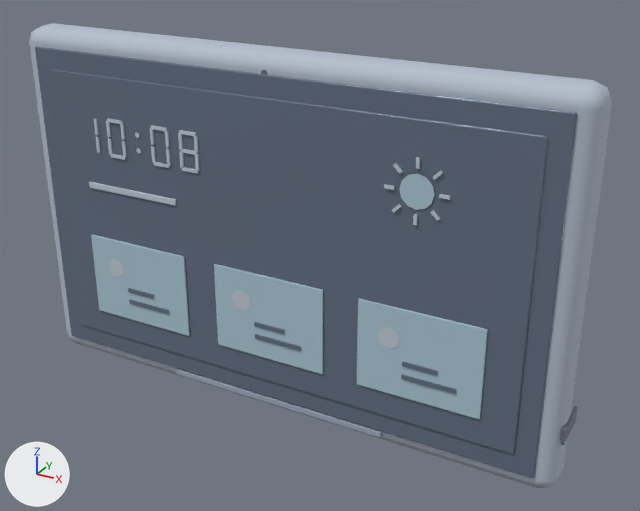
One commit to the glTF model homeos/frontend/public/static/3d-studio/models/smart-display-wall.glb: the scene before it, then after it.
One viewpoint serves both versions: a camera (50 mm lens) standing at (0.183, -0.301, 0.227) and looking at (0.014, 0.005, 0.074). The lights are fixed; the arrows at lower left show +X, +Y and +Z. The older version comes first. Where no turn or scale is listed for an object, it has been applied to the vertices.

The older version as bpy lines, for what is in view:
```python
mat_smart_display_body = principled_material('smart-display-body')
mat_smart_display_body.base_color = (0.462, 0.521, 0.617)  # pale blue #b5bfce
mat_smart_display_body.roughness = 0.75
mat_smart_display_speaker = principled_material('smart-display-speaker')
mat_smart_display_speaker.base_color = (0.337, 0.392, 0.491)  # grey #9da8ba
mat_smart_display_speaker.roughness = 0.96
me_smart_display_body = bpy.data.meshes.new('smart-display-body')
me_smart_display_body.from_pydata(...)  # 112 vertices, 216 faces; spans x -0.128..0.128, y -0.012..0.016, z 0.0..0.162
me_smart_display_body.materials.append(mat_smart_display_body)  # pale blue #b5bfce
me_smart_display_icon = bpy.data.meshes.new('smart-display-icon')
me_smart_display_icon.from_pydata(...)  # 354 vertices, 504 faces; spans x -0.095..0.079, y -0.015..-0.013, z 0.05..0.157
me_smart_display_icon.materials.append(mat_smart_display_icon)  # pale blue #c0cad7
me_smart_display_speaker = bpy.data.meshes.new('smart-display-speaker')
me_smart_display_speaker.from_pydata(...)  # 44 vertices, 84 faces; spans x -0.0545..0.0536, y -0.0133..-0.0123, z 0.0045..0.0075
me_smart_display_speaker.materials.append(mat_smart_display_speaker)  # grey #9da8ba
ob_smart_display_body = bpy.data.objects.new('smart-display-body', me_smart_display_body)
ob_smart_display_body.location = (0.0, 0.0, 0.0)
ob_smart_display_icon = bpy.data.objects.new('smart-display-icon', me_smart_display_icon)
ob_smart_display_icon.location = (0.0, 0.0, 0.0)
ob_smart_display_speaker = bpy.data.objects.new('smart-display-speaker', me_smart_display_speaker)
ob_smart_display_speaker.location = (0.0, 0.0, 0.0)
# also in view: 'smart-display-screen' at (0.004, -0.004, 0.082); 'smart-display-ui' at (0.0, -0.015, 0.077)
```
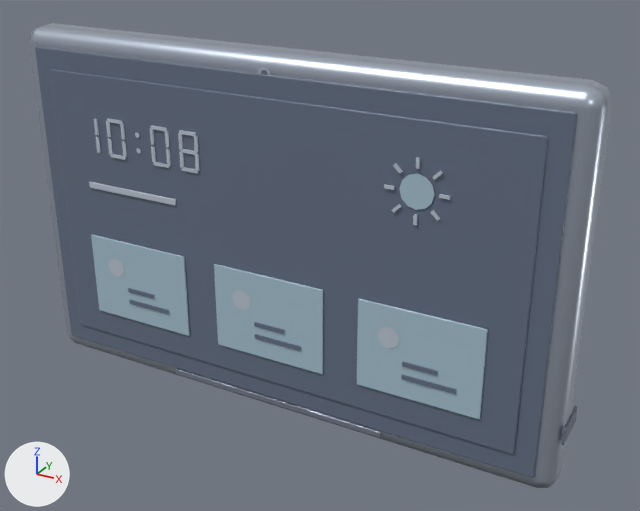
Where the change shows, as pixel boxes (x1, y1, x2, y2) in the pictures (640 x 511 px):
'smart-display-body', surface changed: (29, 23, 612, 488) in both
'smart-display-speaker', surface changed: (176, 369, 381, 438) in both

Edits to the bpy script that builds the scene:
```text
Change mat_smart_display_body:
    mat_smart_display_body.roughness: 0.75 -> 0.32
    mat_smart_display_body.metallic: 0.0 -> 0.72
Change mat_smart_display_speaker:
    mat_smart_display_speaker.metallic: 0.0 -> 0.72
```
